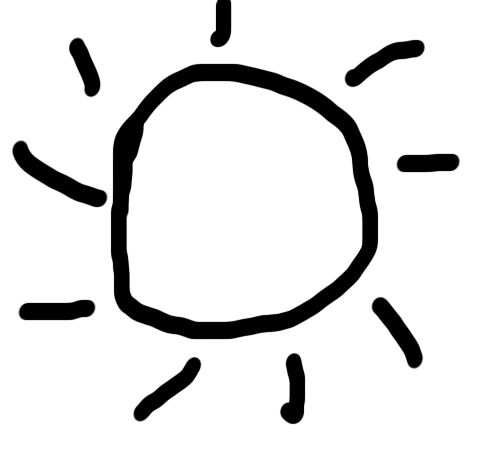
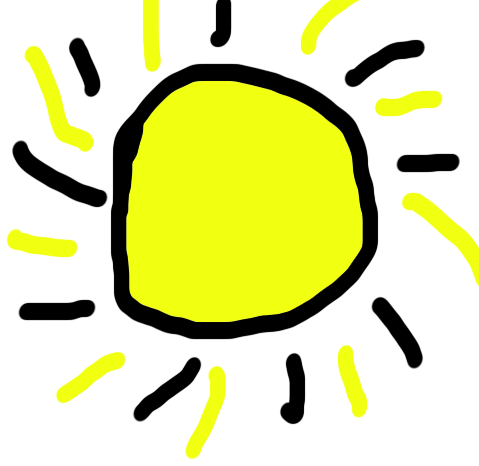
Before/after of a 479×466 layered artwork. What changed in the layer stack:
added layer "Layer 2" above "Layer 1" over [6,0,479,460]
added layer "Layer 1" above "Background" over [126,81,363,322]
added layer "Background" over [6,0,479,460]
